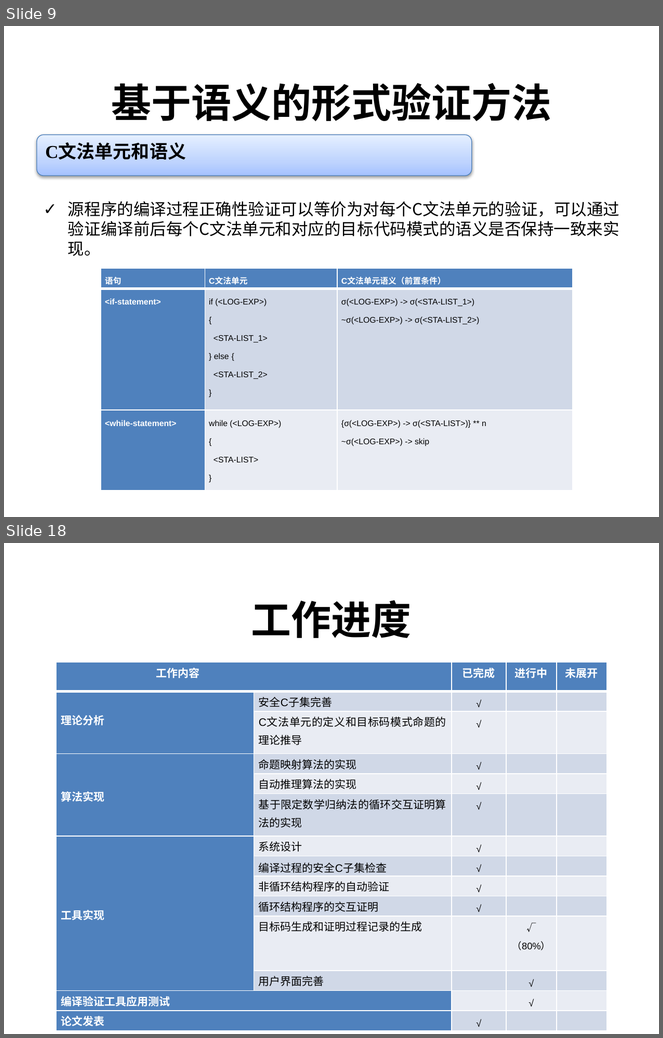
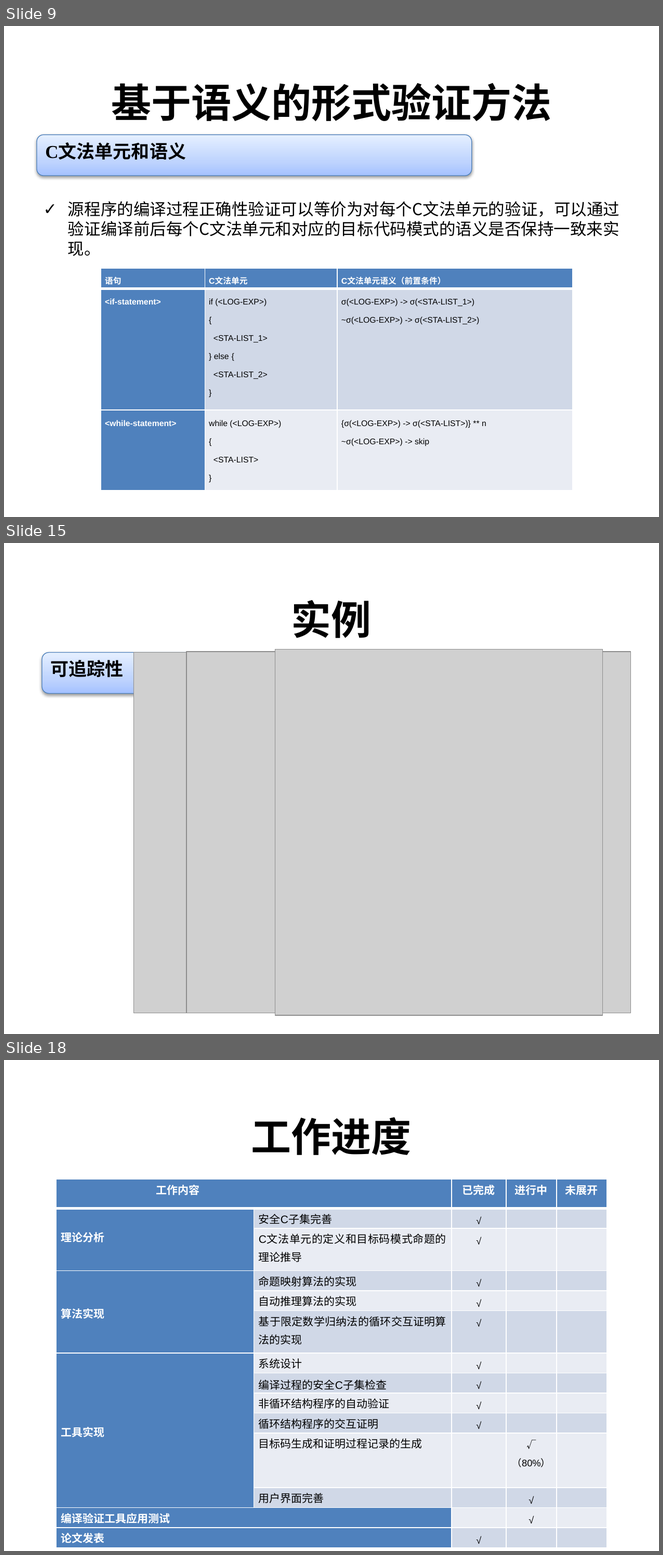
Before and after one commit to destiny1991/--2014--destiny, a slide deck: 中期检查/中期检查_陈志伟.pptx. Shown one above the other, each under a label of ours: slides 9 and 18 before the commit, slides 9, 15 and 18 after it; the slides between them are not shown. The pictures are 663x1038 and 663x1555 pixels, drawn with LibreOffice and Linux fonts; fonts in the diff are those of the drawing; grey boxes stand for pictures; background and template pictures are left out. Boxes give left, top, right and bottom in pixels: in the first picture for what was removed or moved away, otherwise in the second. Text is boxed around its words. In the diff, an @@ line names an element or a change of style, - is before the commit and + after.

```diff
--- a/中期检查/中期检查_陈志伟.pptx
+++ b/中期检查/中期检查_陈志伟.pptx
@@ slide 15 added at (4, 543, 659, 1034), background #FFFFFF @@
@@ title added at (292, 600, 372, 638), 44 pt, text #000000, bold @@
+实例
@@ picture added at (187, 652, 631, 1014) @@
@@ picture added at (275, 649, 603, 1015) @@
@@ rounded rectangle added at (42, 652, 477, 694), fill gradient #A4C4FF to #BFD4FF to #E6EEFF, outline #4B7EBC 0.75 pt, 20 pt, text #000000, bold @@
+可追踪性
@@ picture added at (133, 652, 486, 1014) @@
```
Also in this commit, not shown: 5 slides changed, 2 other slides added, 3 slides removed.
